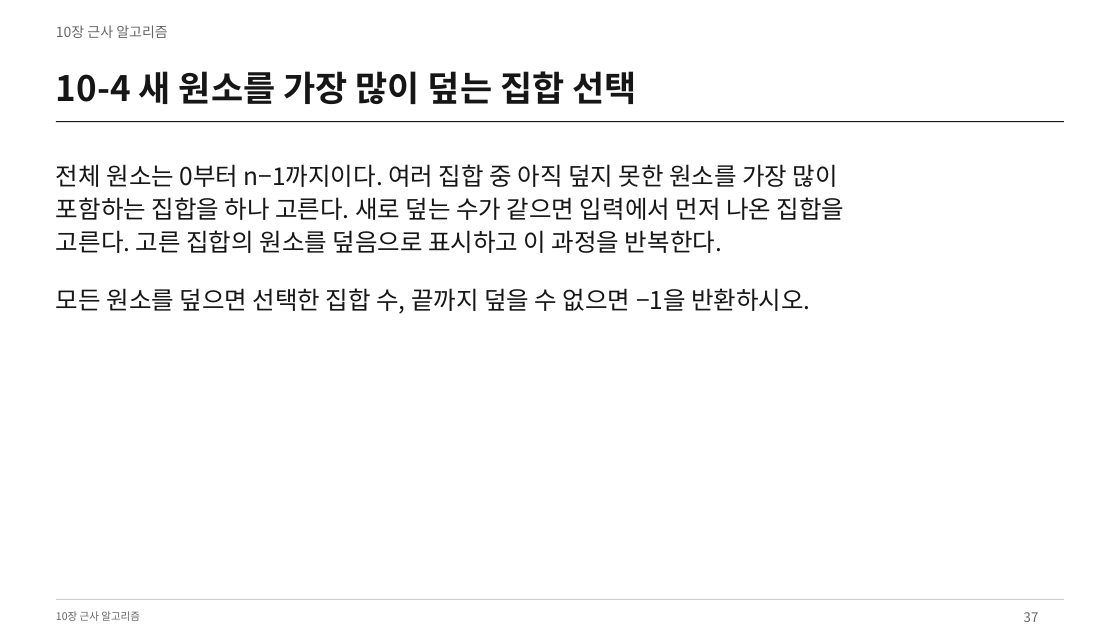
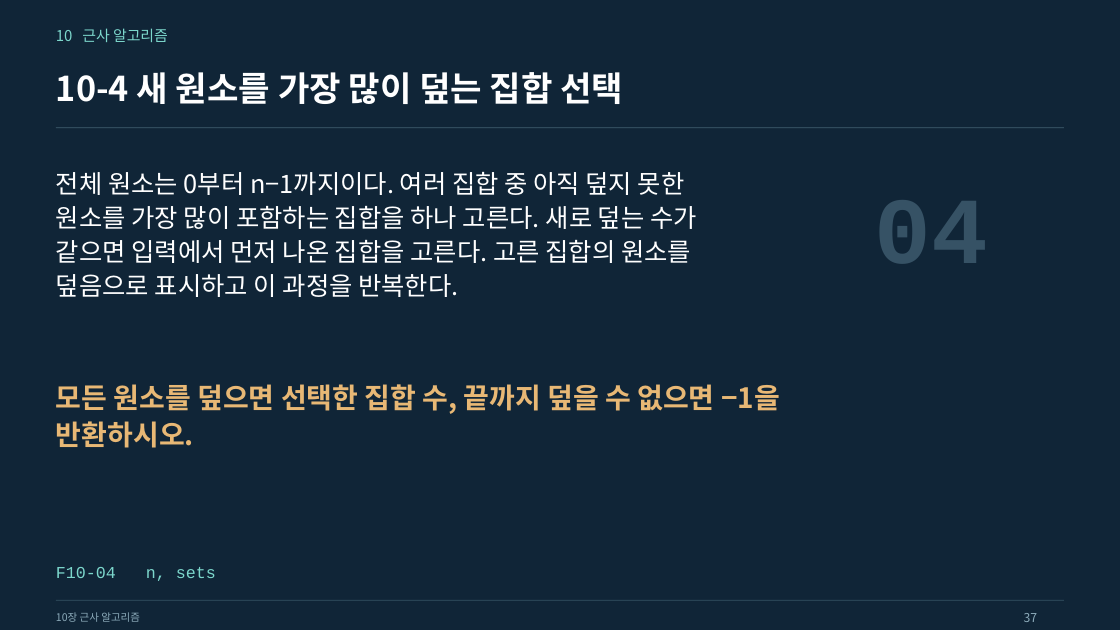
Before and after one commit to Sangdon-Park/Sangdon-Park.github.io, a slide deck: slide 37 of data/알고리즘/10장_근사_알고리즘.pptx. Drawn at 1120x630 pixels with LibreOffice and Linux fonts; fonts in the diff are those of the drawing. Boxes give left, top, right and bottom in pixels: in the first picture for what was removed or moved away, otherwise in the second. Text is boxed around its words. In the diff, an @@ line names an element or a change of style, - is before the commit and + after.

Commit message:
style: redesign final lectures with visual examples and code emphasis

```diff
--- a/data/알고리즘/10장_근사_알고리즘.pptx
+++ b/data/알고리즘/10장_근사_알고리즘.pptx
@@ background #FFFFFF to #102537 @@
@@ text at [56,28,168,42]: text changed; size 12 to 12.8 pt; text colour #666666 to #7CD7CC @@
-10장 근사 알고리즘
+10 근사 알고리즘
@@ text "10-4 새 원소를 가장 많이 ..." at [56,72,623,104]: size 30 to 29.2 pt, text colour #161616 to #FFFFFF @@
@@ line moved from (56, 122) - (1065, 122) to (56, 128) - (1065, 128) @@
@@ line (56, 128) - (1065, 128): stroke #161616 0.75 pt to #426071 0.75 pt @@
@@ text at [56,172,697,297]: text changed; size 21 to 21.8 pt; text colour #161616 to #FFFFFF @@
-전체 원소는 0부터 n−1까지이다. 여러 집합 중 아직 덮지 못한 원소를 가장 많이
-포함하는 집합을 하나 고른다. 새로 덮는 수가 같으면 입력에서 먼저 나온 집합을
-고른다. 고른 집합의 원소를 덮음으로 표시하고 이 과정을 반복한다.
-모든 원소를 덮으면 선택한 집합 수, 끝까지 덮을 수 없으면 −1을 반환하시오.
+전체 원소는 0부터 n−1까지이다. 여러 집합 중 아직 덮지 못한
+원소를 가장 많이 포함하는 집합을 하나 고른다. 새로 덮는 수가
+같으면 입력에서 먼저 나온 집합을 고른다. 고른 집합의 원소를
+덮음으로 표시하고 이 과정을 반복한다.
@@ text added at [875,200,988,264], 81 pt, text #365265, bold @@
+04
@@ text added at [56,384,780,448], 24 pt, text #E8B875, bold @@
+모든 원소를 덮으면 선택한 집합 수, 끝까지 덮을 수 없으면 −1을
+반환하시오.
@@ text added at [56,567,216,581], 14.2 pt, text #7CD7CC @@
+F10-04 n, sets
@@ text "10장 근사 알고리즘" at [56,612,140,622]: text colour #666666 to #8CABBA @@
@@ line (56, 601) - (1065, 601): stroke #CDCDCD 0.75 pt to #365465 0.75 pt @@
@@ text "37" at [1024,613,1038,622]: size 11.2 to 10.5 pt, text colour #666666 to #8CABBA @@
```
Also in this commit, not shown: 50 other slides changed, 13 other files.
